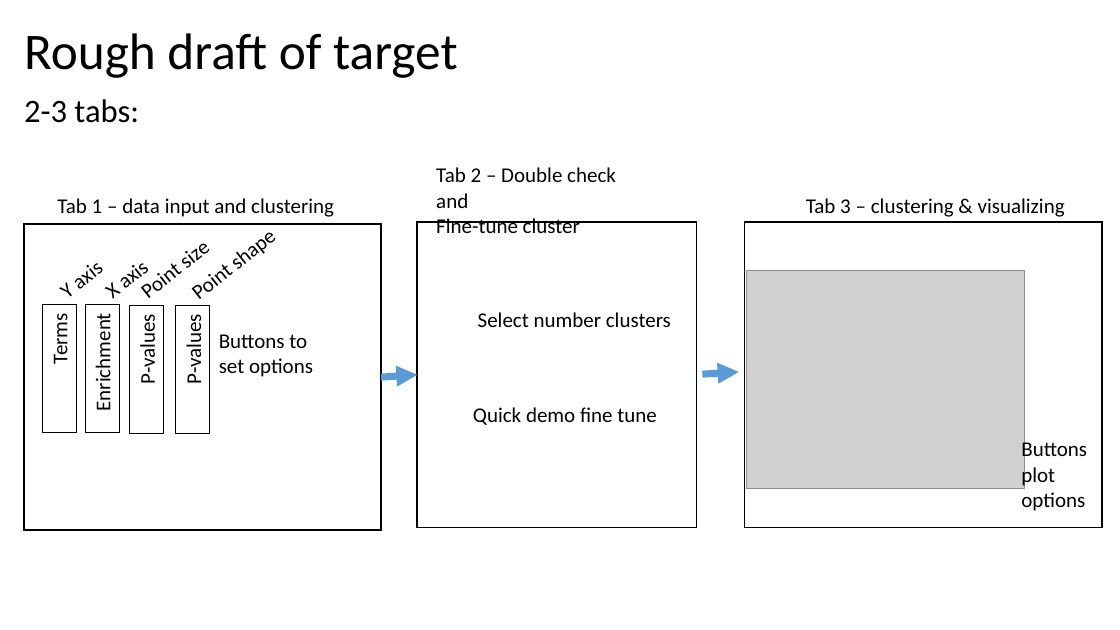
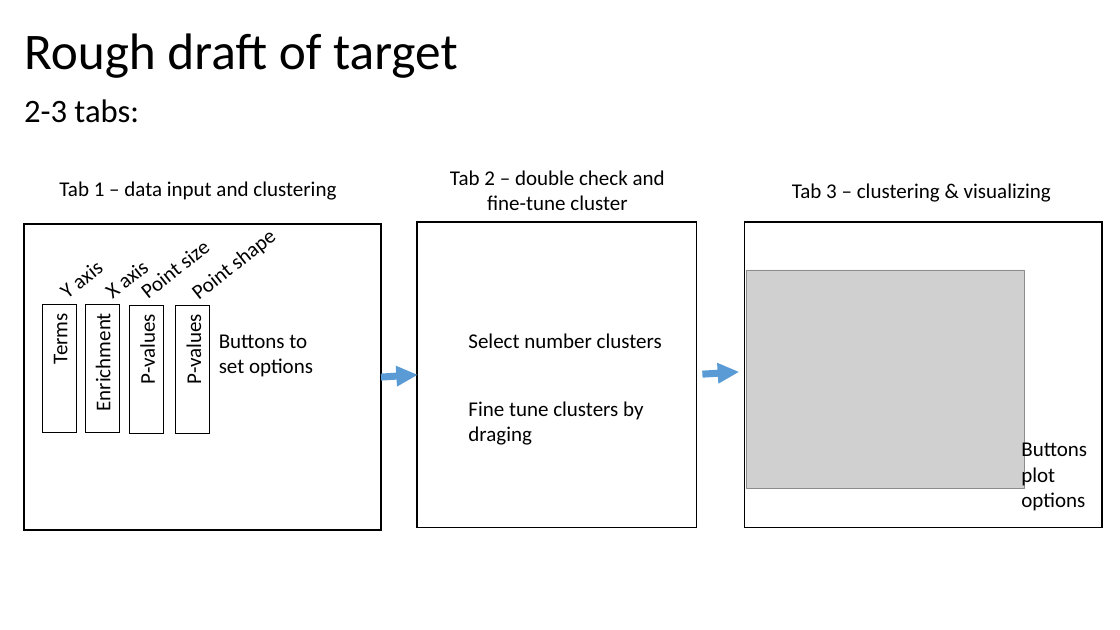
Before and after one commit to leonidaslundell/Ontology-Descent, a slide deck: slide 5 of OntDesc planning meeting.pptx. Drawn at 1120x630 pixels with LibreOffice and Linux fonts; fonts in the diff are those of the drawing; grey boxes stand for pictures. Boxes give left, top, right and bottom in pixels: in the first picture for what was removed or moved away, otherwise in the second. Text is boxed around its words. In the diff, an @@ line names an element or a change of style, - is before the commit and + after.

```diff
--- a/OntDesc planning meeting.pptx
+++ b/OntDesc planning meeting.pptx
@@ text "Tab 1 – data input ...": place and size @@
-text "Tab 1 – data input ..." at (57, 198, 334, 217)
+text "Tab 1 – data input ..." at (59, 181, 336, 200)
@@ text at (450, 170, 665, 210): text changed @@
-Tab 2 – Double check and
-Fine-tune cluster
+Tab 2 – double check and
+fine-tune cluster
@@ text "Tab 3 – clustering & ...": place and size @@
-text "Tab 3 – clustering & ..." at (806, 198, 1065, 217)
+text "Tab 3 – clustering & ..." at (792, 183, 1051, 202)
@@ text "Select number clusters": place and size @@
-text "Select number clusters" at (478, 312, 671, 327)
+text "Select number clusters" at (468, 333, 662, 348)
@@ text at (468, 401, 643, 445): text changed @@
-Quick demo fine tune
+Fine tune clusters by
+draging
```
Also in this commit, not shown: 4 other files.
